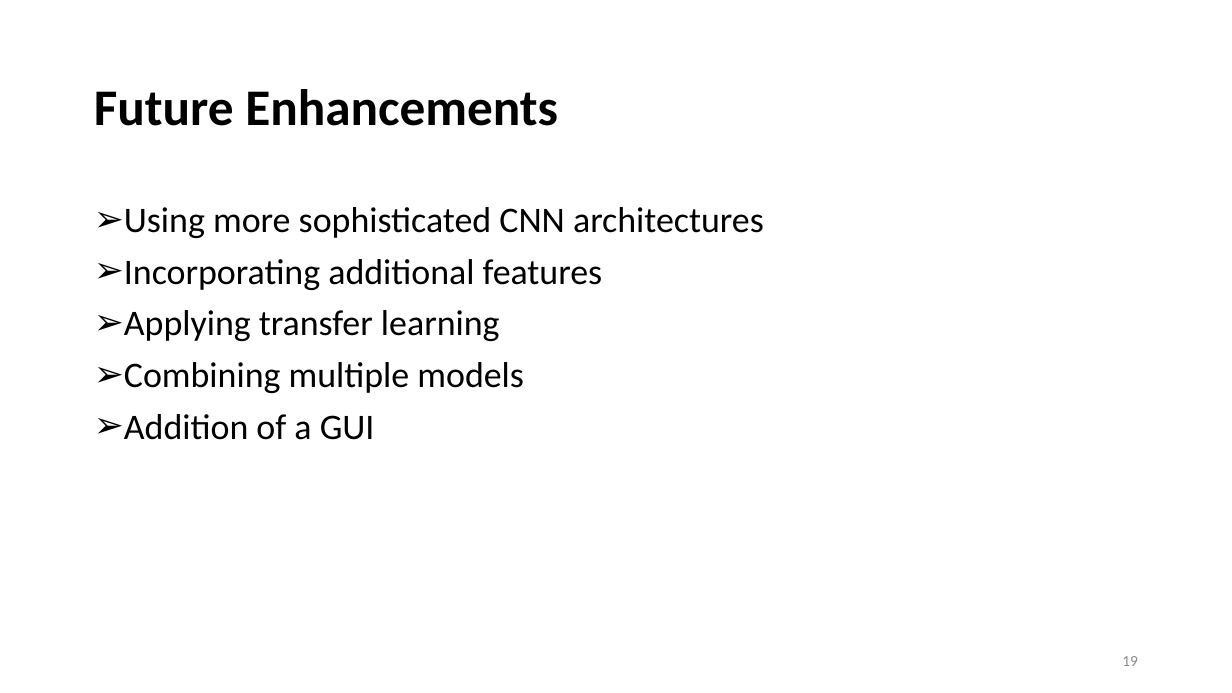
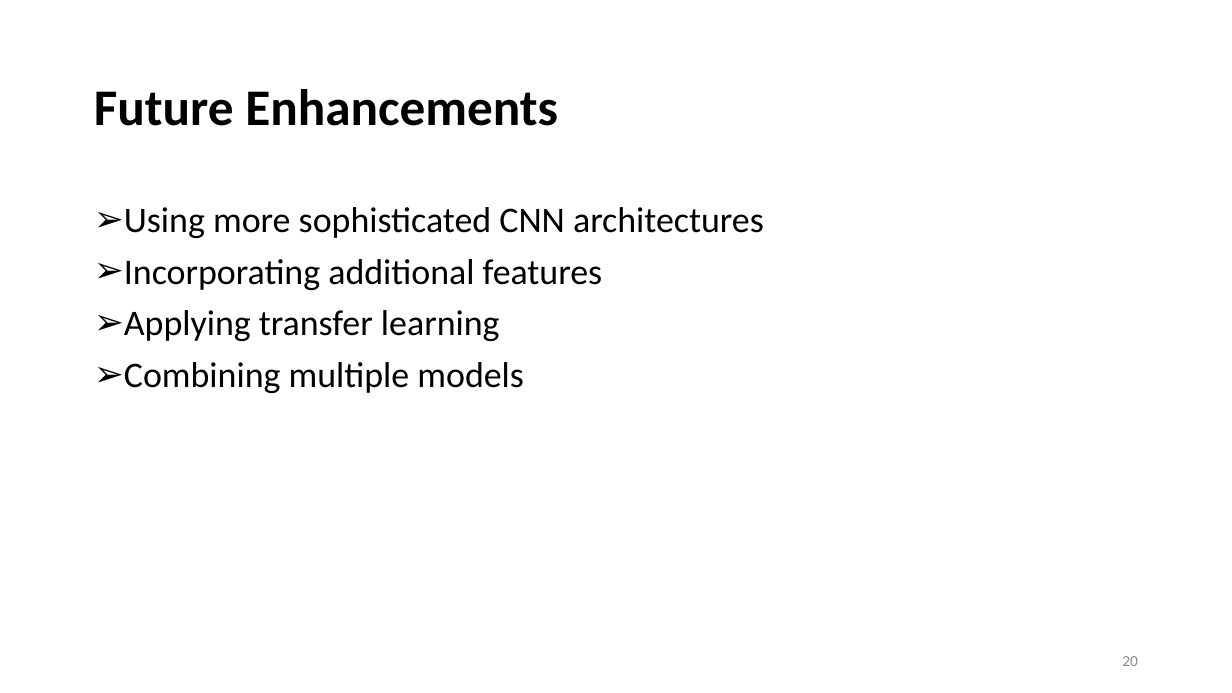
Before and after one commit to sushantbro11/Music_Genre_Classification, a slide deck: slide 20 of Final defense ppt format.pptx (slide 19 before the commit). Drawn at 1232x693 pixels with LibreOffice and Linux fonts; fonts in the diff are those of the drawing. Boxes give left, top, right and bottom in pixels: in the first picture for what was removed or moved away, otherwise in the second. Text is boxed around its words. In the diff, an @@ line names an element or a change of style, - is before the commit and + after.

```diff
--- a/Final defense ppt format.pptx
+++ b/Final defense ppt format.pptx
@@ text at bbox=[124, 414, 375, 440]: paragraph removed @@
-➢ Addition of a GUI
@@ page number at bbox=[1122, 656, 1138, 666]: text changed @@
-19
+20
```
Also in this commit, not shown: 5 other slides changed, 1 slide added, 2 other files.
